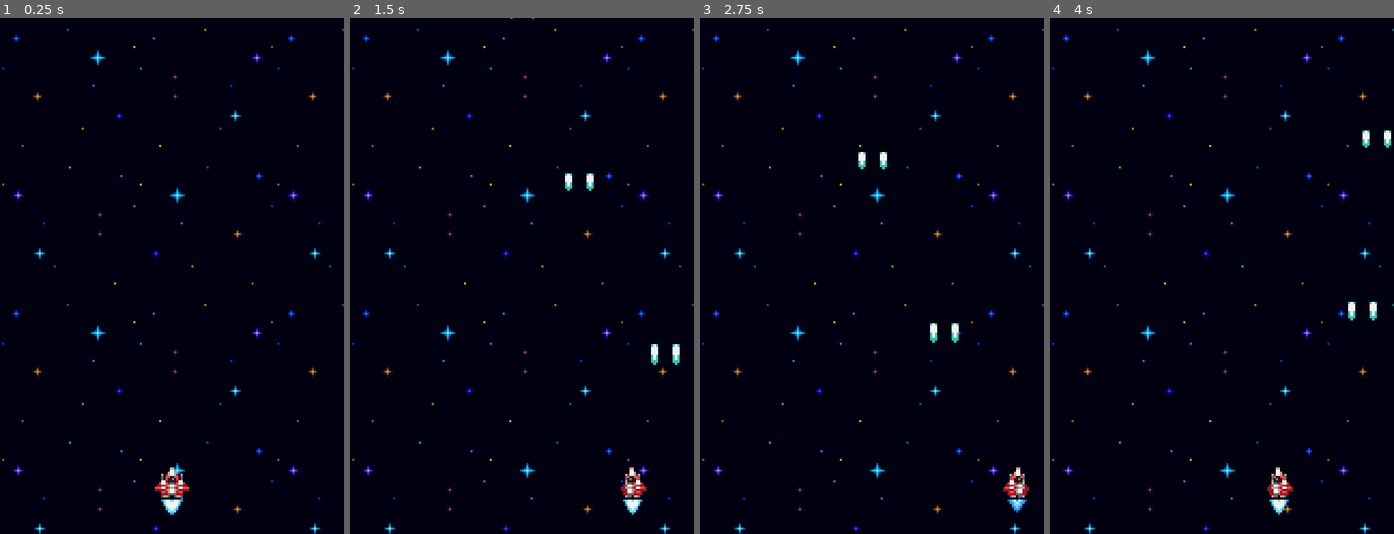
Above: before the commit, frames 1-4 (left to right).
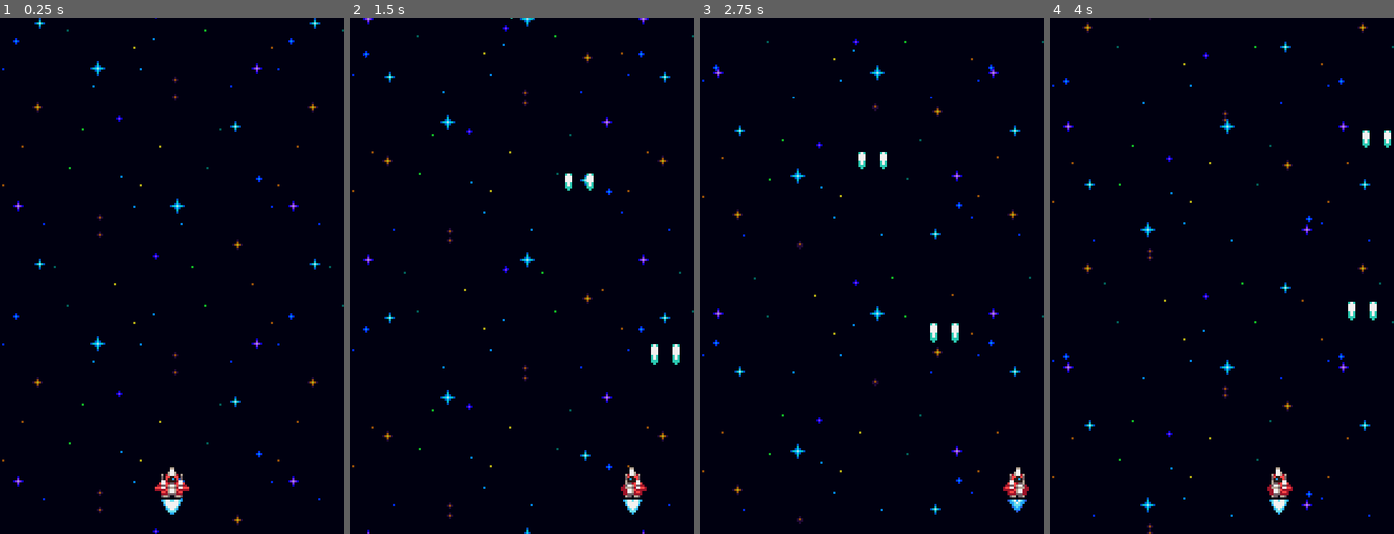
Above: after the commit, the same moments.

Repository: sarahpuspdew/Space-Shooter
Game: Godot game, scene res://Scenes/World.tscn
The game is run twice, just before and just after one commit, with the same random seed, the same clock (stepped at 60 frames per second) and the same inputs.
Inputs:
- Up to frame 1 (0.25 s): no input
- Up to frame 2 (1.5 s): hold D (right) 0.53-1.28 s; hold A (left) from 1.28 s (still down)
- Up to frame 3 (2.75 s): release A (left) at 2.03 s; hold D (right) from 2.03 s (still down)
- Up to frame 4 (4 s): release D (right) at 3.53 s; hold A (left) from 3.53 s (still down)

The runs differ from the first frame. In frame 1, 1.6% of the frame differs, in the area x 0-100%, y 0-100%; in frame 2, 1.9%; in frame 3, 1.8%; in frame 4, 2.0%.
Error before the commit: Invalid operands 'Vector2' and 'float' in operator '+'. (res://Scripts/Background.gd:9)

Commit message:
Update Background.gd

Diff:
--- a/Scripts/Background.gd
+++ b/Scripts/Background.gd
@@ -6,6 +6,6 @@
 
 
 func _process(delta):
-	space_layer.motion_offset += 2 * delta
-	far_stars_layer.motion_offset += 5 * delta
+	space_layer.motion_offset.y += 2 * delta
+	far_stars_layer.motion_offset.y += 5 * delta
 	close_stars_layer.motion_offset.y += 20 * delta
